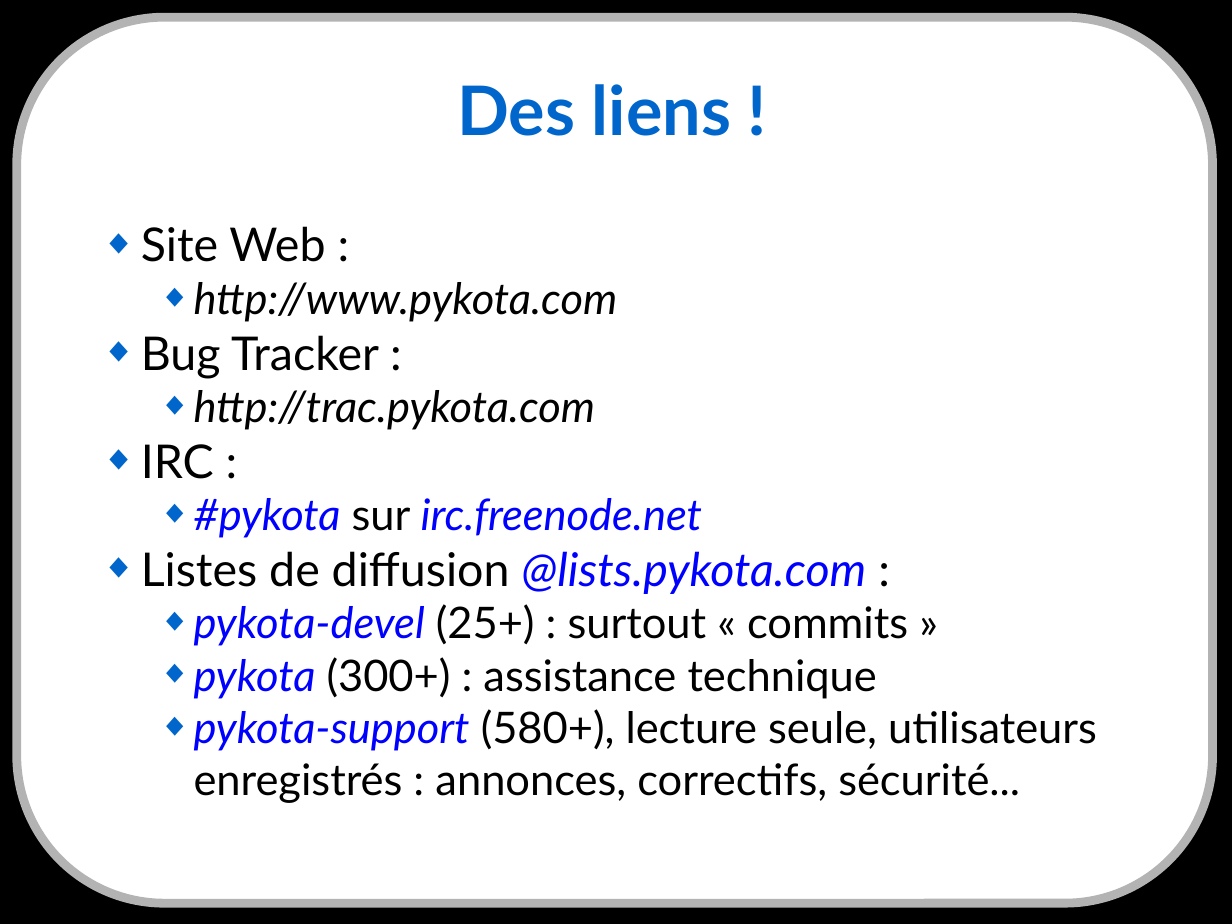
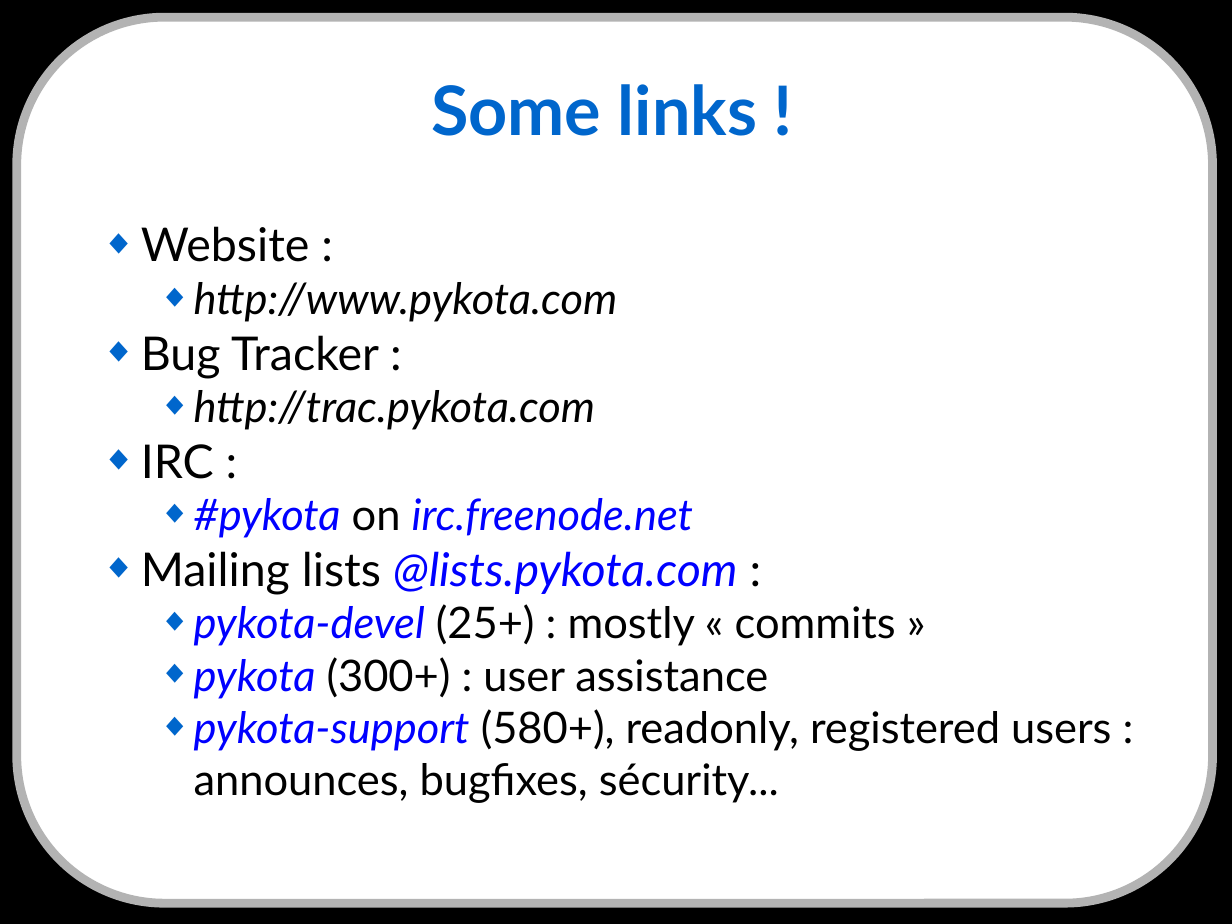
Before and after one commit to cnighswonger/pykota, a slide deck: slide 31 of docs/presentations/english/conference_jm2l2008-20081115.odp. Drawn at 1232x924 pixels with LibreOffice and Linux fonts; fonts in the diff are those of the drawing. Boxes give left, top, right and bottom in pixels: in the first picture for what was removed or moved away, otherwise in the second. Text is boxed around its words. In the diff, an @@ line names an element or a change of style, - is before the commit and + after.

```diff
--- a/docs/presentations/english/conference_jm2l2008-20081115.odp
+++ b/docs/presentations/english/conference_jm2l2008-20081115.odp
@@ title at <box>431,84,757,136</box>: text changed @@
-Des liens !
+Some links !
@@ text at <box>141,226,310,262</box>: text changed @@
-◆ Site Web :
+◆ Website :
@@ text at <box>141,498,1111,803</box>: text changed @@
-  ◆ #pykota sur irc.freenode.net
-◆ Listes de diffusion @lists.pykota.com :
-  ◆ pykota-devel (25+) : surtout « commits »
-  ◆ pykota (300+) : assistance technique
-  ◆ pykota-support (580+), lecture seule, utilisateurs enregistrés : annonces, correctifs, sécurité...
+  ◆ #pykota on irc.freenode.net
+◆ Mailing lists @lists.pykota.com :
+  ◆ pykota-devel (25+) : mostly « commits »
+  ◆ pykota (300+) : user assistance
+  ◆ pykota-support (580+), readonly, registered users : announces, bugfixes, sécurity...
```
Also in this commit, not shown: 12 other slides changed, 8 slides added, 8 slides removed.
